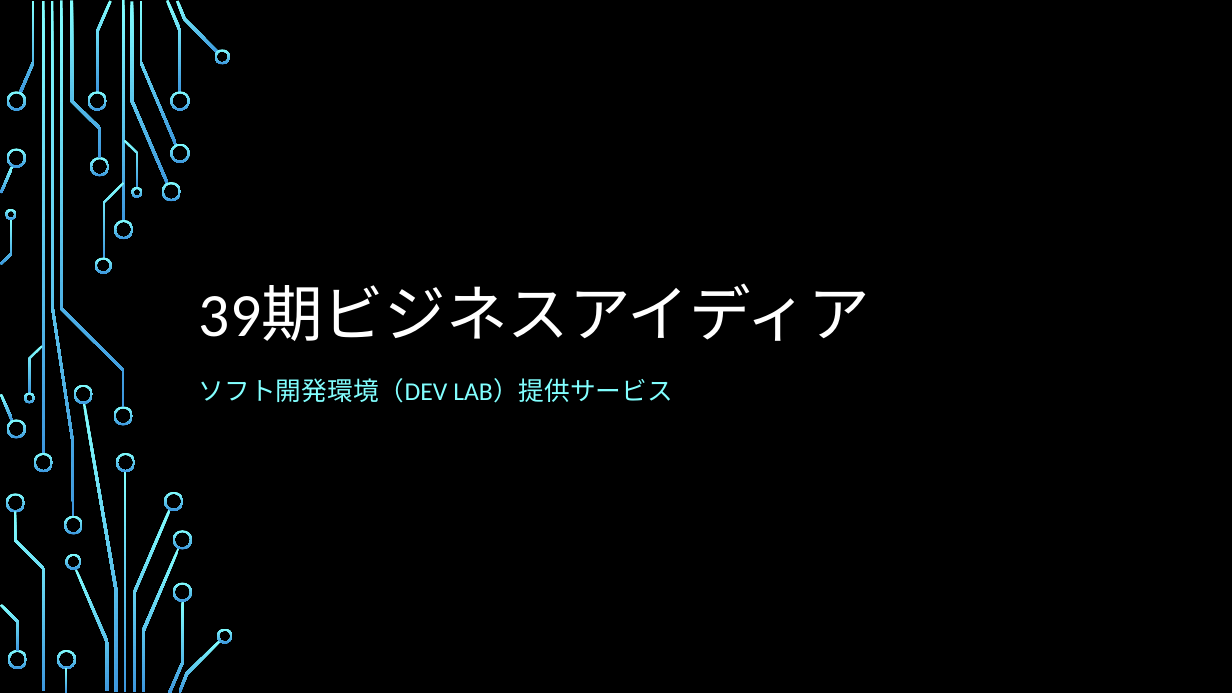
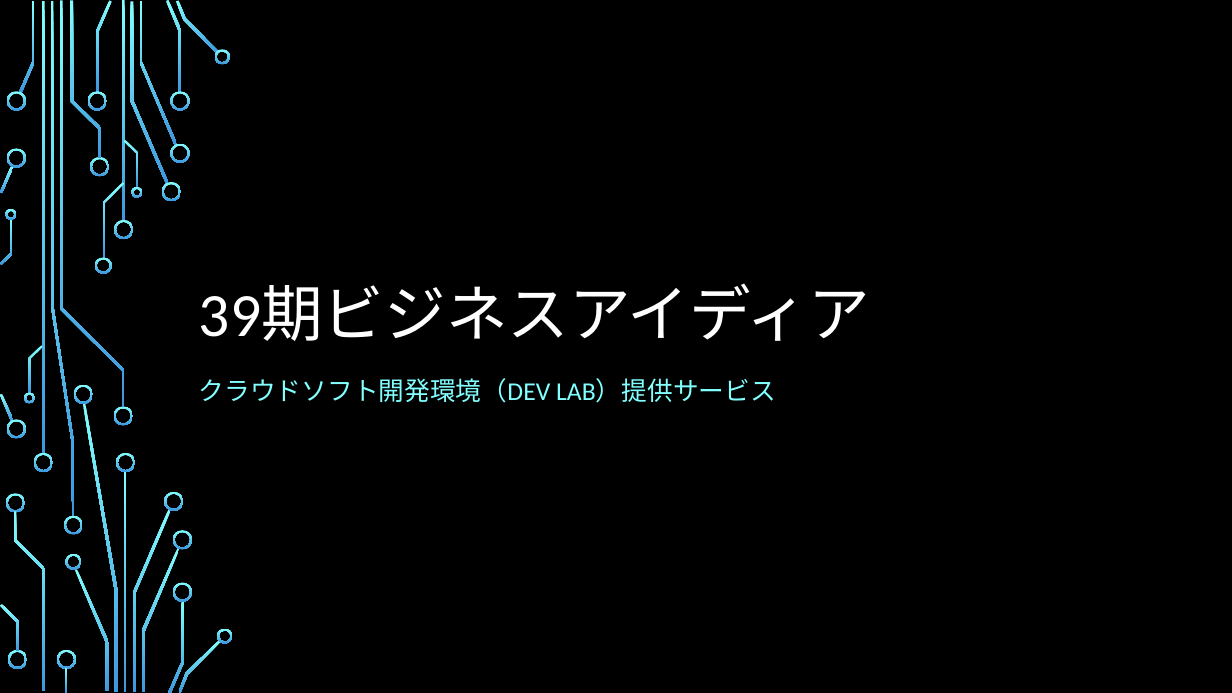
Before and after one commit to SITH-YN/PythonTool, a slide deck: slide 1 of Temp/39期ビジネスアイディア.pptx. Drawn at 1232x693 pixels with LibreOffice and Linux fonts; fonts in the diff are those of the drawing; background and template pictures are left out. Boxes give left, top, right and bottom in pixels: in the first picture for what was removed or moved away, otherwise in the second. Text is boxed around its words. In the diff, an @@ line names an element or a change of style, - is before the commit and + after.

```diff
--- a/Temp/39期ビジネスアイディア.pptx
+++ b/Temp/39期ビジネスアイディア.pptx
@@ subtitle at (199,378,776,403): text changed @@
-ソフト開発環境（DEV LAB）提供サービス
+クラウドソフト開発環境（DEV LAB）提供サービス
```
Also in this commit, not shown: 12 other slides changed, 1 slide removed.
